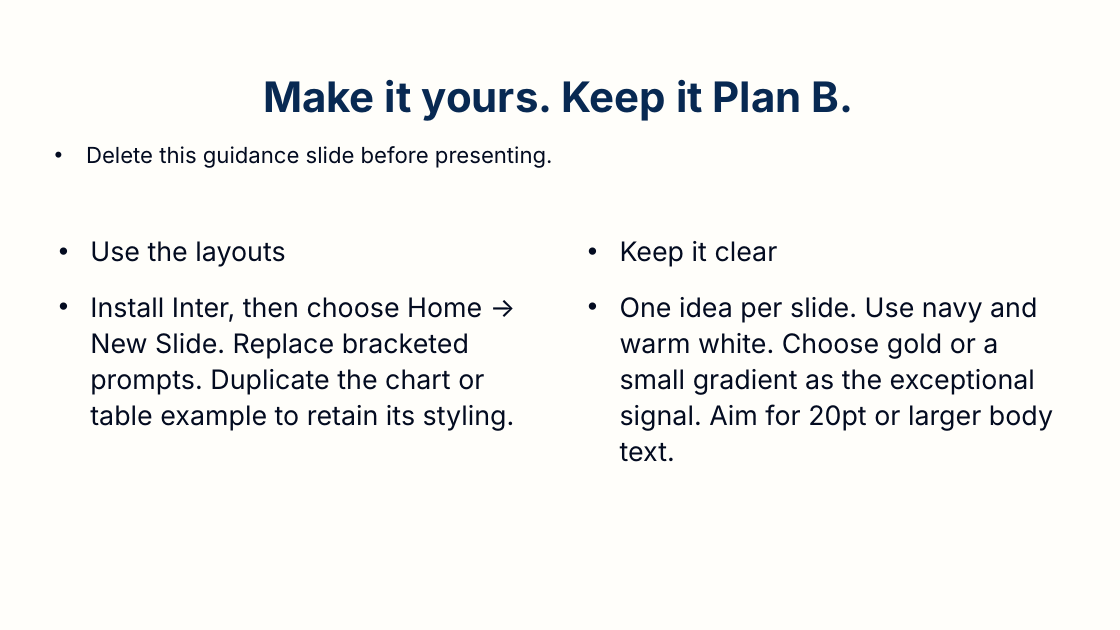
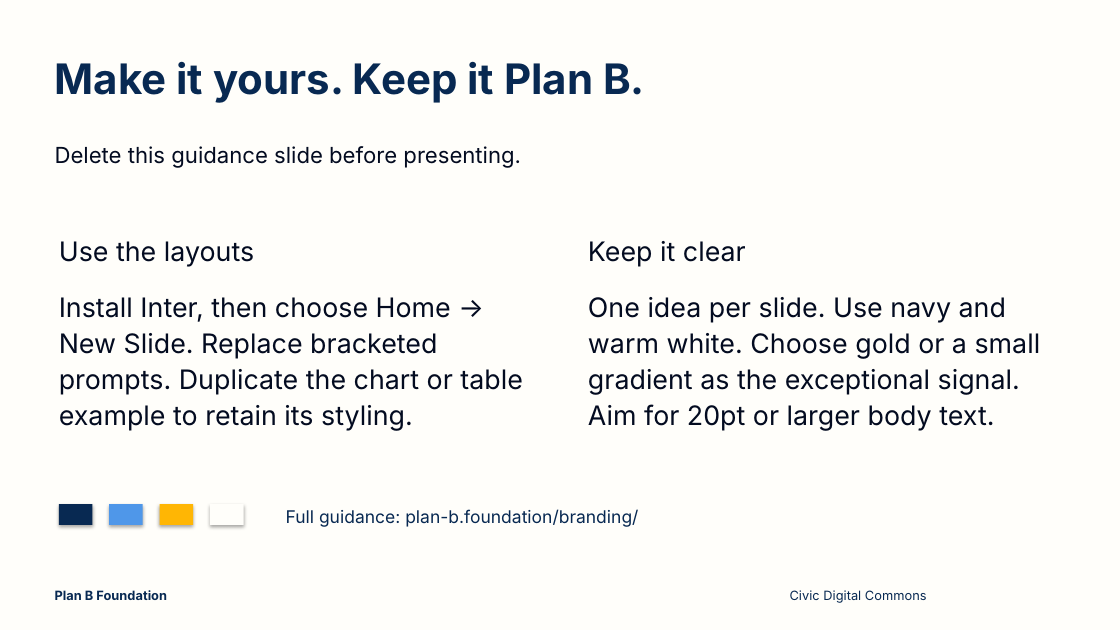
Before and after one commit to LuganoPlanB/branding, a slide deck: slide 10 of slides/planb-starter.pptx. Drawn at 1120x630 pixels with LibreOffice and Linux fonts; fonts in the diff are those of the drawing. Boxes give left, top, right and bottom in pixels: in the first picture for what was removed or moved away, otherwise in the second. Text is boxed around its words. In the diff, an @@ line names an element or a change of style, - is before the commit and + after.

Commit message:
Preserve layout artwork and explicit text alignment in Office renderers

```diff
--- a/slides/planb-starter.pptx
+++ b/slides/planb-starter.pptx
@@ title "Make it yours. Keep it ..." at box(55, 61, 645, 103): alignment centre to left; vertical alignment middle to top @@
@@ bullet • to none in 3 elements at box(55, 146, 521, 168), box(59, 241, 523, 430), box(588, 241, 1041, 430) @@
@@ rectangle added at box(59, 504, 92, 525), fill #082952 @@
@@ rectangle added at box(109, 504, 143, 525), fill #4F97E9 @@
@@ rectangle added at box(160, 504, 193, 525), fill #FFB604 @@
@@ rectangle added at box(210, 504, 244, 525), fill #FFFEFA @@
@@ text added at box(286, 509, 638, 527), 15 pt, text #082952 @@
+Full guidance: plan-b.foundation/branding/
@@ text added at box(55, 590, 167, 605), 11 pt, text #082952, bold @@
+Plan B Foundation
@@ text added at box(790, 590, 927, 603), 11 pt, text #082952 @@
+Civic Digital Commons
```
Also in this commit, not shown: 9 other slides changed, 2 other files.
